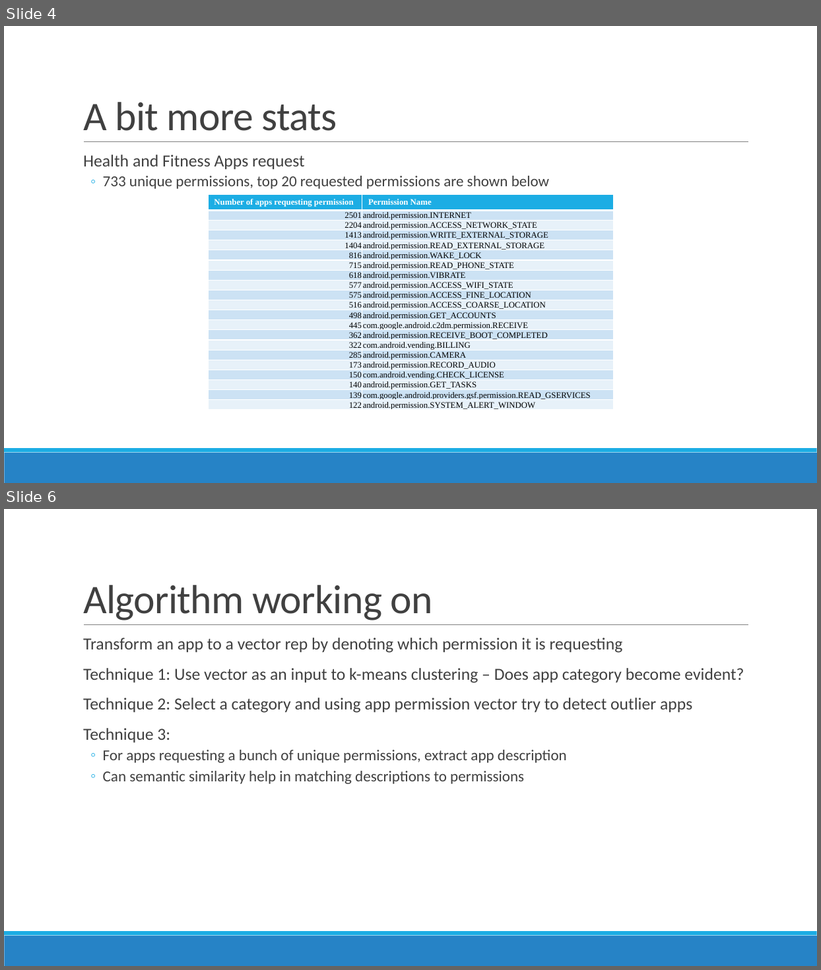
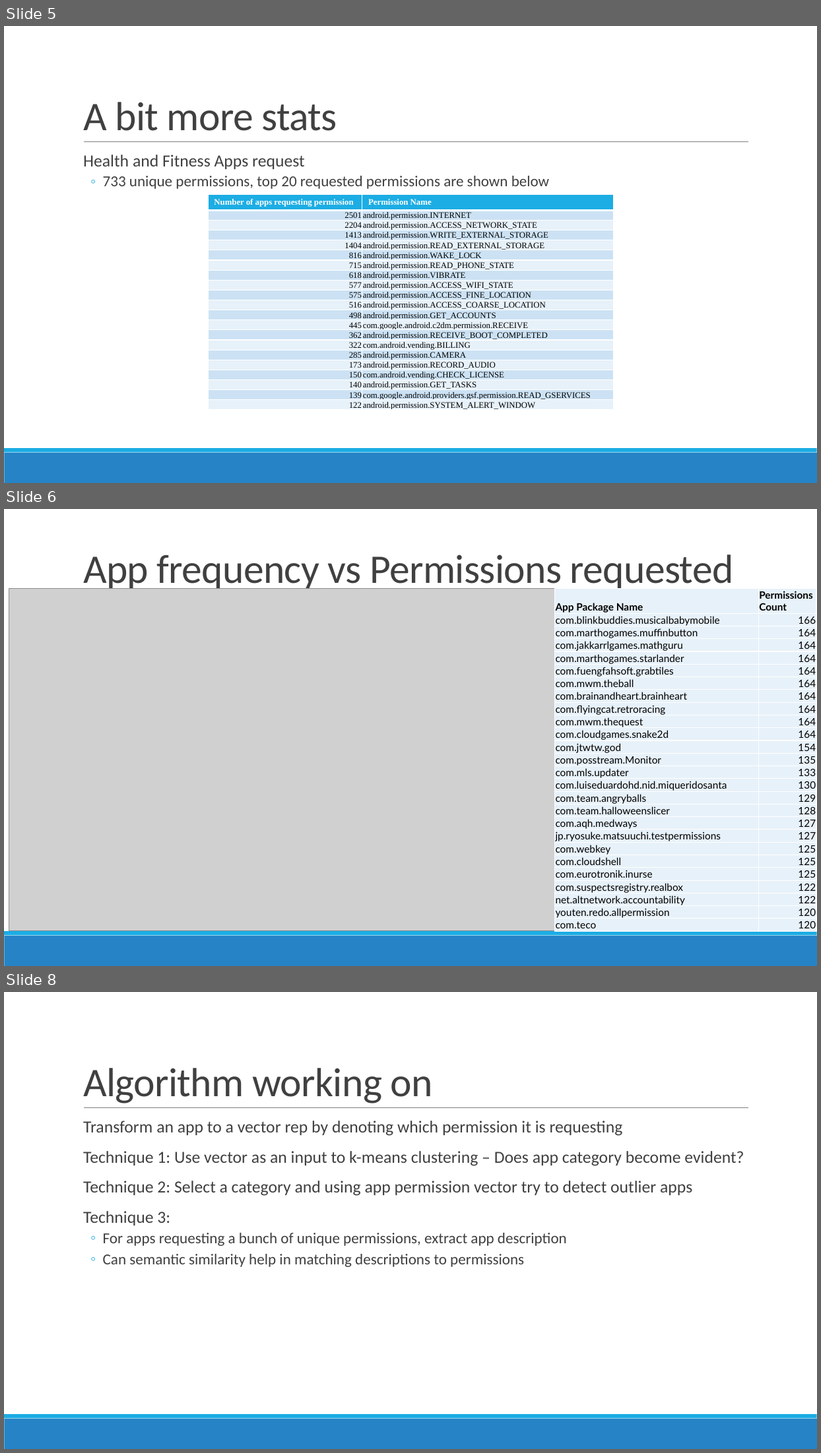
Before and after one commit to prajitdas/AndroidAnalytics, a slide deck: documentation/presentations/Google Play Store - Prajit.pptx. Shown one above the other, each under a label of ours: slides 4 and 6 before the commit, slides 5, 6 and 8 after it; the slides between them are not shown. The pictures are 821x970 and 821x1453 pixels, drawn with LibreOffice and Linux fonts; fonts in the diff are those of the drawing; grey boxes stand for pictures. Boxes give left, top, right and bottom in pixels: in the first picture for what was removed or moved away, otherwise in the second. Text is boxed around its words. In the diff, an @@ line names an element or a change of style, - is before the commit and + after.

```diff
--- a/documentation/presentations/Google Play Store - Prajit.pptx
+++ b/documentation/presentations/Google Play Store - Prajit.pptx
@@ slide 6 added at [4, 509, 817, 966], background #FFFFFF; not listed: 3 template elements that a slide beside it also shows @@
@@ title added at [83, 555, 734, 593], 48 pt, text #404040 @@
+App frequency vs Permissions requested
@@ picture added at [9, 588, 556, 931] @@
@@ table added at [555, 588, 816, 931], 26 rows, 2 columns @@
+App Package Name | Permissions Count
+com.blinkbuddies.musicalbabymobile | 166
+com.marthogames.muffinbutton | 164
+com.jakkarrlgames.mathguru | 164
+com.marthogames.starlander | 164
+com.fuengfahsoft.grabtiles | 164
+com.mwm.theball | 164
+com.brainandheart.brainheart | 164
+com.flyingcat.retroracing | 164
+com.mwm.thequest | 164
+com.cloudgames.snake2d | 164
+com.jtwtw.god | 154
+com.posstream.Monitor | 135
+com.mls.updater | 133
+com.luiseduardohd.nid.miqueridosanta | 130
+com.team.angryballs | 129
+com.team.halloweenslicer | 128
+com.aqh.medways | 127
+jp.ryosuke.matsuuchi.testpermissions | 127
+com.webkey | 125
+com.cloudshell | 125
+com.eurotronik.inurse | 125
+com.suspectsregistry.realbox | 122
+net.altnetwork.accountability | 122
+youten.redo.allpermission | 120
+com.teco | 120
@@ what was slide 4 is now slide 5 @@
@@ what was slide 6 is now slide 8 @@
```
Also in this commit, not shown: 4 slides changed, 4 other slides added, 1 slide removed.
